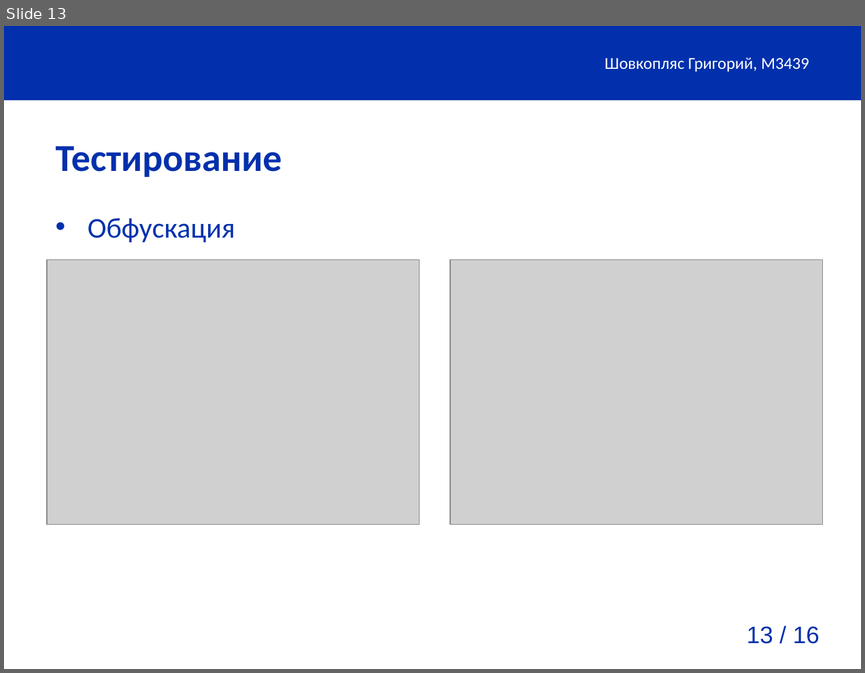
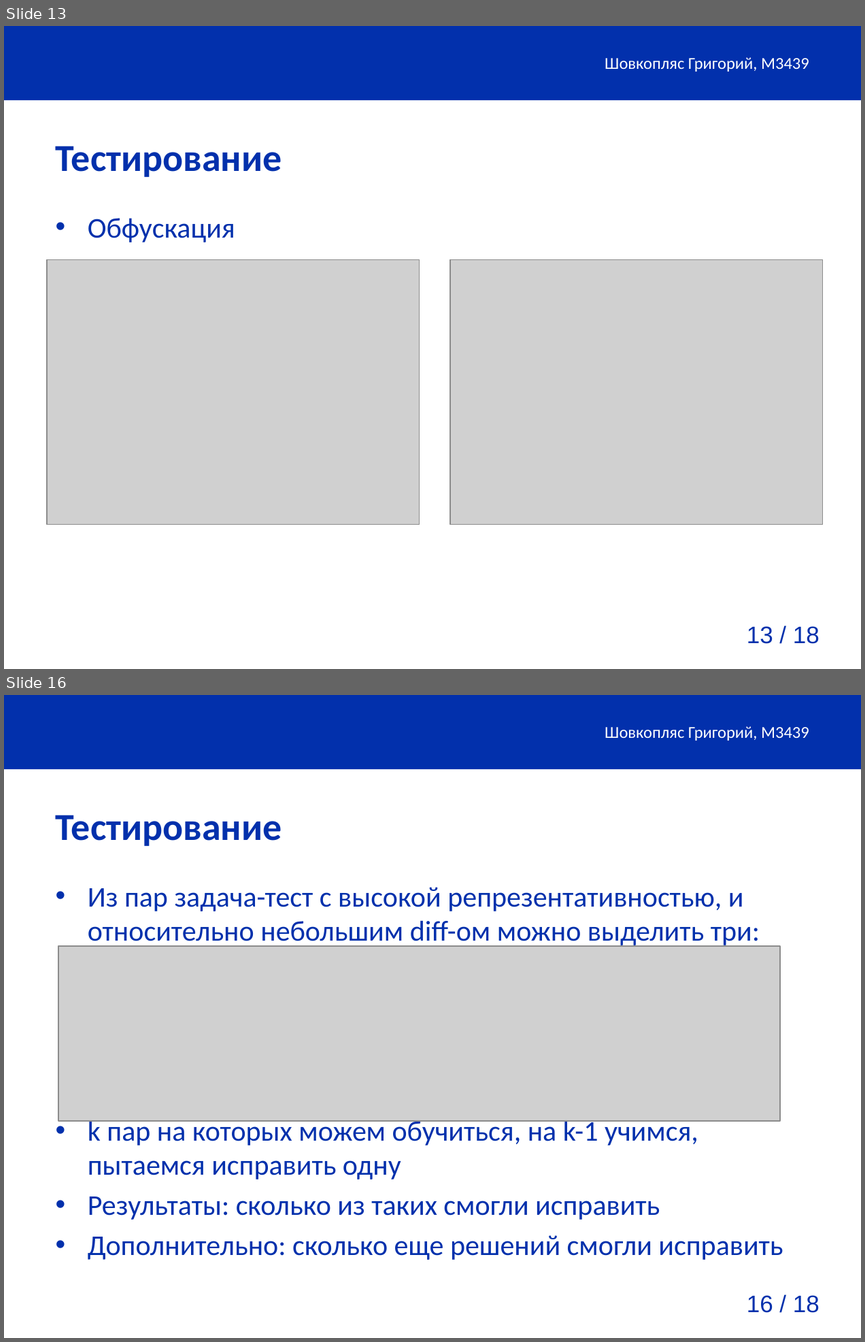
Before and after one commit to gshark/Diplom, a slide deck: presenatation/presentation.pptx. Shown one above the other, each under a label of ours: slide 13 before the commit, slides 13 and 16 after it; the slides between them are not shown. The pictures are 865x673 and 865x1342 pixels, drawn with LibreOffice and Linux fonts; fonts in the diff are those of the drawing; grey boxes stand for pictures; background and template pictures are left out. Boxes give left, top, right and bottom in pixels: in the first picture for what was removed or moved away, otherwise in the second. Text is boxed around its words. In the diff, an @@ line names an element or a change of style, - is before the commit and + after.

```diff
--- a/presenatation/presentation.pptx
+++ b/presenatation/presentation.pptx
@@ slide 16 added at (x1=4, y1=695, x2=861, y2=1338), background #FFFFFF; not listed: 2 template elements that a slide beside it also shows @@
@@ text added at (x1=604, y1=726, x2=809, y2=741), 14 pt, text #FFFFFF @@
+Шовкопляс Григорий, М3439
@@ title added at (x1=56, y1=815, x2=282, y2=846), 32 pt, text #0230AC, bold @@
+Тестирование
@@ text added at (x1=88, y1=887, x2=783, y2=1259), 24 pt, text #0230AC @@
+• Из пар задача-тест с высокой репрезентативностью, и относительно небольшим diff-ом можно выделить три:
+• k пар на которых можем обучиться, на k-1 учимся, пытаемся исправить одну
+• Результаты: сколько из таких смогли исправить
+• Дополнительно: сколько еще решений смогли исправить
@@ picture added at (x1=59, y1=946, x2=781, y2=1121) @@
@@ page number at (x1=747, y1=626, x2=819, y2=643): text changed @@
-13 / 16
+13 / 18
```
Also in this commit, not shown: 2 slides changed, 2 other slides added, 1 slide removed, 43 other files.
